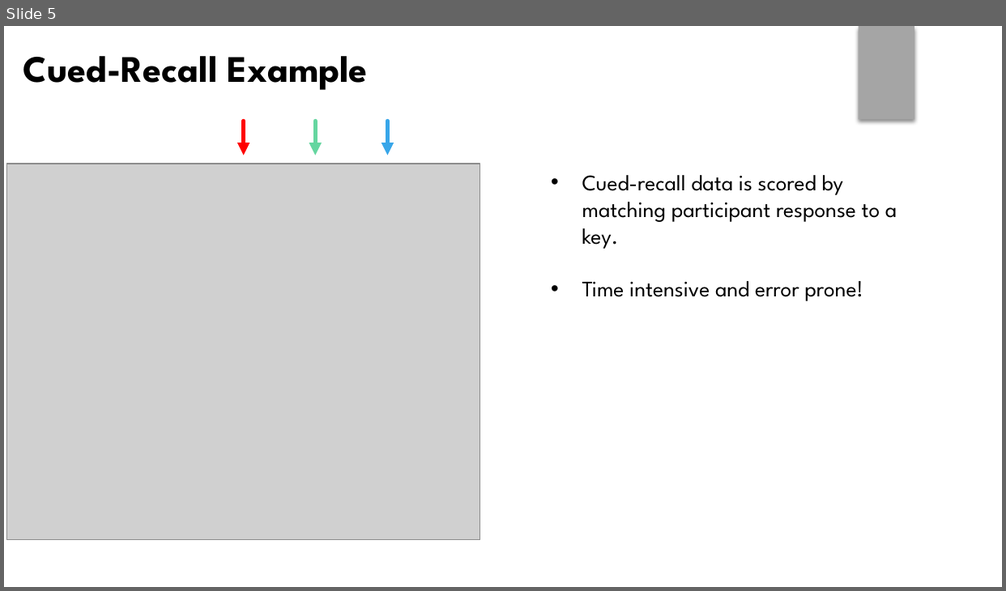
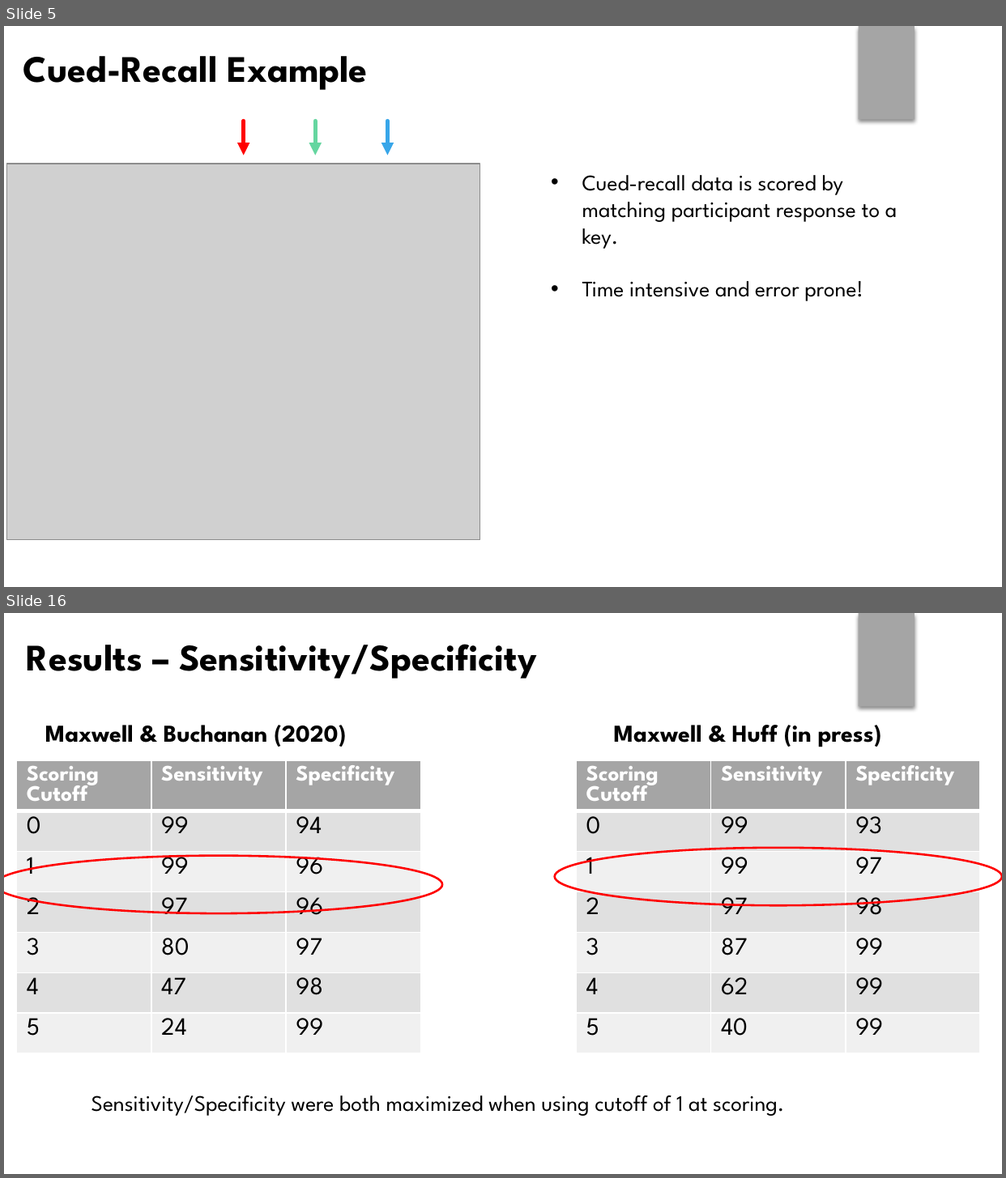
Before and after one commit to npm27/lrd-analysis, a slide deck: Presentations/Grad Symposium 21.pptx. Shown one above the other, each under a label of ours: slide 5 before the commit, slides 5 and 16 after it; the slides between them are not shown. The pictures are 1006x591 and 1006x1178 pixels, drawn with LibreOffice and Linux fonts; fonts in the diff are those of the drawing; grey boxes stand for pictures. Boxes give left, top, right and bottom in pixels: in the first picture for what was removed or moved away, otherwise in the second. Text is boxed around its words. In the diff, an @@ line names an element or a change of style, - is before the commit and + after.

```diff
--- a/Presentations/Grad Symposium 21.pptx
+++ b/Presentations/Grad Symposium 21.pptx
@@ slide 16 added at box(4, 613, 1002, 1174), background #FFFFFF; not listed: 1 template element that a slide beside it also shows @@
@@ title added at box(27, 644, 537, 679), 27 pt, text #000000, bold @@
+Results – Sensitivity/Specificity
@@ text added at box(45, 725, 346, 747), 17.5 pt, text #000000, bold @@
+Maxwell & Buchanan (2020)
@@ text added at box(614, 725, 882, 747), 17.5 pt, text #000000, bold @@
+Maxwell & Huff (in press)
@@ table added at box(17, 760, 421, 1067), 7 rows, 3 columns @@
+Scoring Cutoff | Sensitivity | Specificity
+0 | 99 | 94
+1 | 99 | 96
+2 | 97 | 96
+3 | 80 | 97
+4 | 47 | 98
+5 | 24 | 99
@@ table added at box(576, 760, 980, 1067), 7 rows, 3 columns @@
+Scoring Cutoff | Sensitivity | Specificity
+0 | 99 | 93
+1 | 99 | 97
+2 | 97 | 98
+3 | 87 | 99
+4 | 62 | 99
+5 | 40 | 99
@@ ellipse added at box(4, 855, 442, 914), outline #FF0000 1.5 pt @@
@@ ellipse added at box(555, 848, 1002, 905), outline #FF0000 1.5 pt @@
@@ text added at box(91, 1096, 784, 1116), 16 pt, text #000000 @@
+Sensitivity/Specificity were both maximized when using cutoff of 1 at scoring.
```
Also in this commit, not shown: 10 slides changed, 10 other slides added, 2 slides removed, 2 other files.
